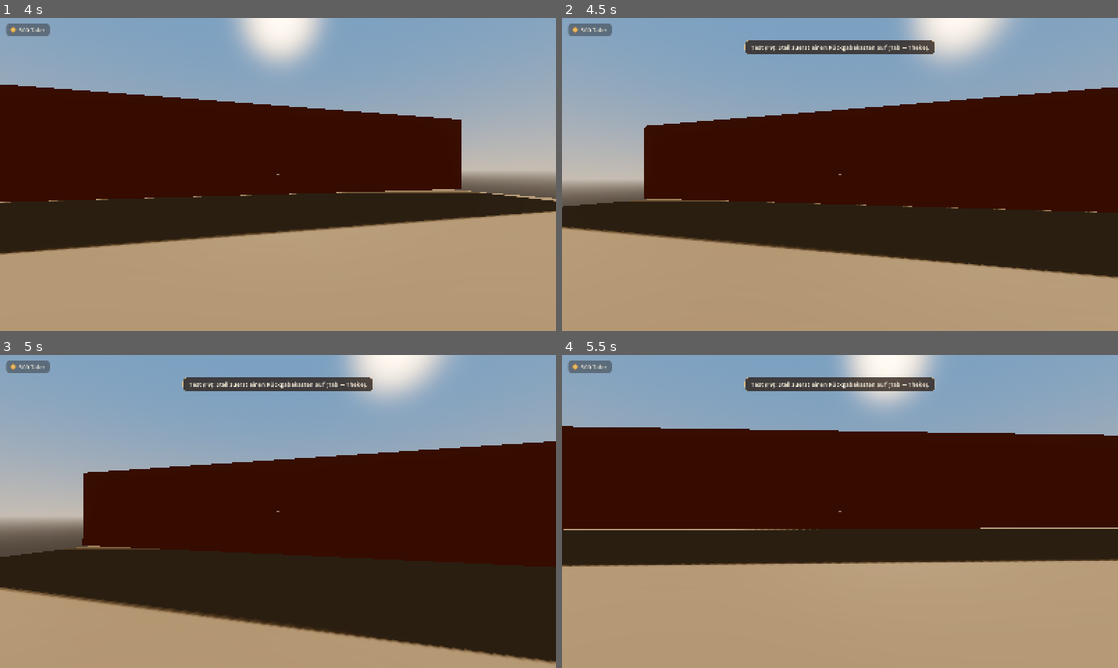
Above: before the commit, frames 1-4 (two rows, left to right).
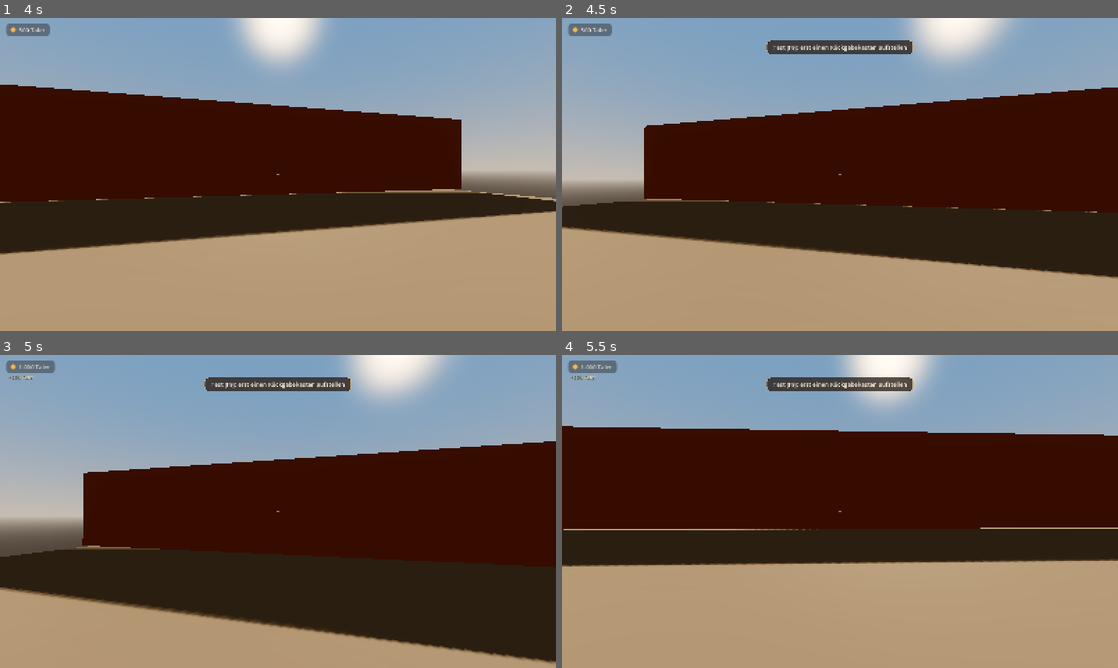
Above: after the commit, the same moments.

Repository: muschel99/Buecherei-Game
Game: Godot game, scene res://scenes/main.tscn
The game is run twice, just before and just after one commit, with the same random seed, the same clock (stepped at 60 frames per second) and the same inputs.
Inputs (mouse positions are in pixels of both pictures, inside the frame that each line leads up to):
- Up to frame 1 (4 s): tap Enter at 0.5 s; move the mouse to (305, 174) at 0.52 s; hold Mouse wheel down (book_next) 0.53-1.28 s; hold W (move_forward) from 0.53 s (still down); tap Space (jump) at 0.77, 1.52, 3.02, 3.77 s; move the mouse to (250, 174) at 1.27 s; tap Mouse wheel up (book_previous) at 1.35 s; move the mouse to (289, 168) at 2.02 s; hold X (build_delete) 2.03-2.78 s; move the mouse to (272, 180) at 2.77 s; tap Shift (build_paint_all) at 2.85 s; move the mouse to (316, 177) at 3.52 s; press the mouse at (316, 177) at 3.53 s
- Up to frame 2 (4.5 s): keep holding W (move_forward); tap F9 (debug_fill_return_box) at 4.15 s; move the mouse to (795, 171) at 4.27 s; release the mouse at (795, 171) at 4.28 s; tap G (build_toggle_grid) at 4.35 s
- Up to frame 3 (5 s): keep holding W (move_forward); tap Space (jump) at 4.52 s; tap F10 (debug_add_money, bound only after the commit) at 4.9 s
- Up to frame 4 (5.5 s): keep holding W (move_forward); move the mouse to (845, 511) at 5.02 s; hold Ctrl (crouch) from 5.03 s (still down)

Frame 1 is identical in both runs. In frame 2, 0.7% of the frame differs, in the area x 32-67%, y 7-12%; in frame 3, 0.8%, in the area x 1-67%, y 1-12%; in frame 4, 0.8%.

Commit message:
Etappe 3c, Teil 1: Testgeld mit F10, Testtasten zentral abschaltbar
- Neues Autoload DebugKeys kümmert sich um alle Testtasten (F9 Rückgabekasten, F10 Geld)
- GameConfig.debug_keys_enabled schaltet beide auf einmal ab, debug_money_amount = 500
- ROADMAP: neue Etappe 3c eingetragen

Co-Authored-By: Claude Opus 5.5 <noreply@anthropic.com>
Claude-Session: https://claude.ai/code/session_019h7HXfFS3pVv47U8YJjpyf

Diff:
--- a/project.godot
+++ b/project.godot
@@ -27,6 +27,7 @@
 Wallet="*res://scripts/autoload/wallet.gd"
 Inventory="*res://scripts/autoload/inventory.gd"
 BookStock="*res://scripts/autoload/book_stock.gd"
+DebugKeys="*res://scripts/autoload/debug_keys.gd"
 
 [display]
 
@@ -136,6 +137,11 @@
 "events": [Object(InputEventKey,"resource_local_to_scene":false,"resource_name":"","device":-1,"window_id":0,"alt_press …(195 unchanged characters)…
 ]
 }
+debug_add_money={
+"deadzone": 0.2,
+"events": [Object(InputEventKey,"resource_local_to_scene":false,"resource_name":"","device":-1,"window_id":0,"alt_pressed":false,"shift_pressed":false,"ctrl_pressed":false,"meta_pressed":false,"pressed":false,"keycode":0,"physical_keycode":4194341,"key_label":0,"unicode":0,"location":0,"echo":false,"script":null)
+]
+}
 book_next={
 "deadzone": 0.2,
 "events": [Object(InputEventMouseButton,"resource_local_to_scene":false,"resource_name":"","device":-1,"window_id":0,"a …(253 unchanged characters)…
--- a/scripts/autoload/book_stock.gd
+++ b/scripts/autoload/book_stock.gd
@@ -46,21 +46,13 @@
 		_add_to_storage(_create_books(genre.get_id(), GameConfig.start_books_per_genre))
 
 
-## Testtaste F9 (Aktion "debug_fill_return_box"): legt ein paar zufällige Bücher in den
-## Rückgabekasten, solange es noch keine Besucher gibt. Abschalten: in GameConfig
-## debug_return_box_key = false setzen.
-func _unhandled_input(event: InputEvent) -> void:
-	if GameConfig.debug_return_box_key and event.is_action_pressed("debug_fill_return_box"):
-		fill_return_box_for_testing()
-		get_viewport().set_input_as_handled()
-
-
-## Legt GameConfig.debug_return_box_books Bücher in einen Rückgabekasten – Titel, die ich
-## schon entdeckt habe (so verrät der Test keine neuen Titel der Sammlung).
+## Testtaste F9 (siehe DebugKeys): legt GameConfig.debug_return_box_books Bücher in einen
+## Rückgabekasten – Titel, die ich schon entdeckt habe (so verrät der Test keine neuen Titel
+## der Sammlung).
 func fill_return_box_for_testing() -> void:
 	var boxes := get_tree().get_nodes_in_group(RETURN_BOX_GROUP)
 	if boxes.is_empty():
-		Notice.post(self, "Test (F9): Stell zuerst einen Rückgabekasten auf (Tab → Theke).")
+		Notice.post(self, "Test (F9): erst einen Rückgabekasten aufstellen")
 		return
 	var titles: Array[BookData] = []
 	for genre in get_unlocked_genres():
@@ -71,7 +63,6 @@
 	for i in GameConfig.debug_return_box_books:
 		books.append(Book.create_from(titles.pick_random()))
 	boxes.pick_random().add_books(books)
-	Notice.post(self, "Test (F9): %d Bücher liegen im Rückgabekasten." % books.size())
 
 
 # --- Genres ---
--- /dev/null
+++ b/scripts/autoload/debug_keys.gd
@@ -0,0 +1,19 @@
+extends Node
+## Testtasten zum Ausprobieren während der Entwicklung (Autoload "DebugKeys").
+##
+## F9  (Aktion "debug_fill_return_box"): ein paar Bücher in den Rückgabekasten legen,
+##      solange es noch keine Besucher gibt.
+## F10 (Aktion "debug_add_money"): Testgeld (GameConfig.debug_money_amount) dazubekommen.
+##
+## Alle Testtasten auf einmal abschalten: in GameConfig debug_keys_enabled = false setzen.
+
+
+func _unhandled_input(event: InputEvent) -> void:
+	if not GameConfig.debug_keys_enabled:
+		return
+	if event.is_action_pressed("debug_fill_return_box"):
+		BookStock.fill_return_box_for_testing()
+		get_viewport().set_input_as_handled()
+	elif event.is_action_pressed("debug_add_money"):
+		Wallet.earn(GameConfig.debug_money_amount, "Testgeld")
+		get_viewport().set_input_as_handled()
--- a/scripts/autoload/game_config.gd
+++ b/scripts/autoload/game_config.gd
@@ -178,12 +178,6 @@
 var book_hover_pull: float = 0.015
 ## So weit vor dem Regal schwebt das Buch, das ich gleich einstelle (in Metern).
 var book_insert_preview_pull: float = 0.06
-
-## Testtaste (F9): legt ein paar zufällige Bücher in den Rückgabekasten, solange es noch
-## keine Besucher gibt. Zum Abschalten auf false setzen.
-var debug_return_box_key: bool = true
-## So viele Bücher legt die Testtaste auf einmal hinein.
-var debug_return_box_books: int = 7
 
 
 # --- Speichern ---
@@ -243,6 +237,17 @@
 var pause_on_focus_loss: bool = true
 
 
+# --- Testtasten (nur zum Ausprobieren) ---
+
+## Schaltet alle Testtasten auf einmal ein oder aus (F9 = Bücher in den Rückgabekasten,
+## F10 = Testgeld). Für die fertige Version auf false setzen.
+var debug_keys_enabled: bool = true
+## So viele Bücher legt die Testtaste F9 auf einmal in den Rückgabekasten.
+var debug_return_box_books: int = 7
+## So viel Geld gibt die Testtaste F10 bei jedem Drücken.
+var debug_money_amount: int = 500
+
+
 # --- Spätere Etappen ---
 # Hier kommen nach und nach weitere Werte dazu, z. B.:
 # Tageslänge (Etappe 5), Leihgebühren (Etappe 5),
--- a/scripts/objects/return_box.gd
+++ b/scripts/objects/return_box.gd
@@ -6,7 +6,7 @@
 ## sie mit E an einem passenden Regal einräumen. Kein Zeitdruck: Die Bücher dürfen
 ## beliebig lange im Kasten liegen.
 ## Bis es Besucher gibt, legt die Testtaste F9 ein paar zufällige Bücher hinein
-## (GameConfig.debug_return_box_key, siehe BookStock).
+## (siehe DebugKeys).
 ## Durch das Fenster sieht man einen kleinen Stapel der Bücher (Platzhalter).
 ## Der Inhalt wird mit dem Raum gespeichert (PlacedFurniture.get_contents_data).
 
Not shown, added: scripts/autoload/debug_keys.gd.uid
Not shown, changed: docs/ROADMAP.md
